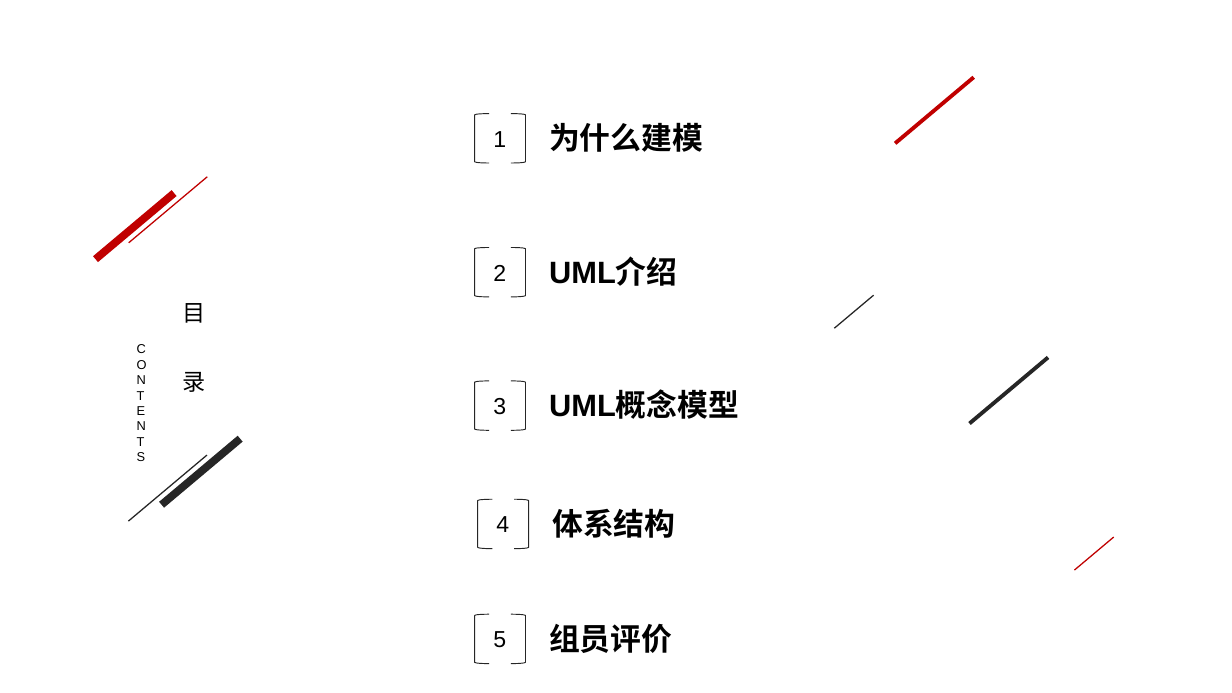
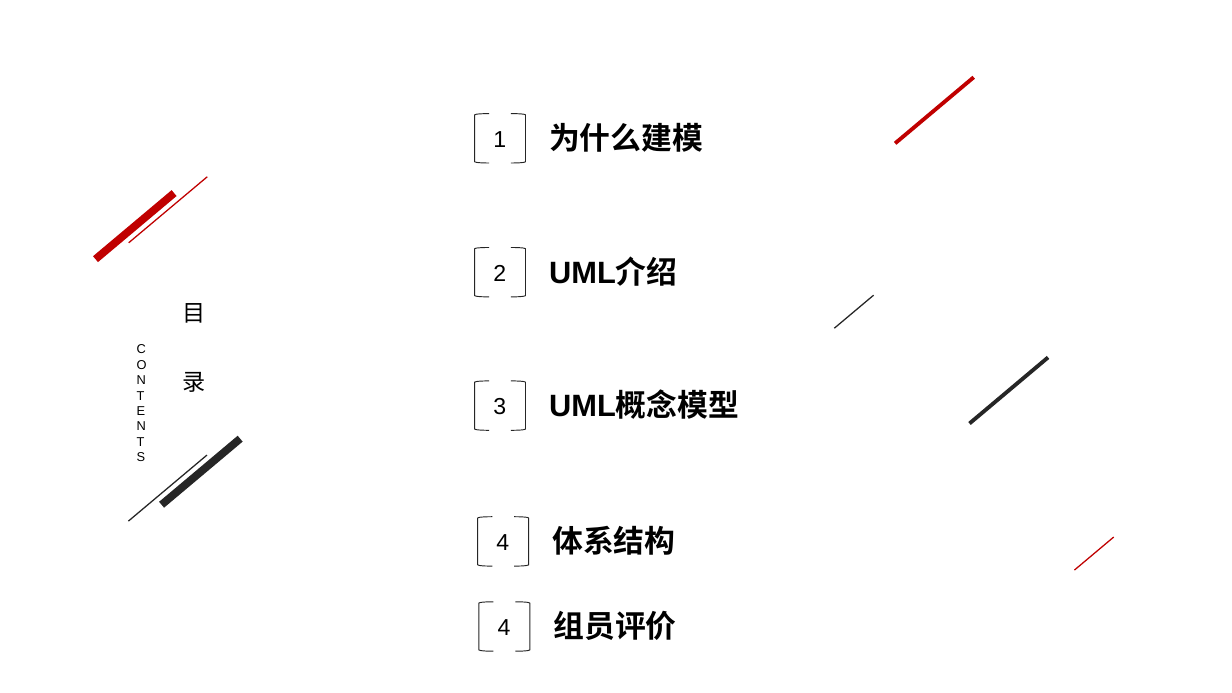
Before and after one commit to moritashin/PRD2017-09, a slide deck: slide 2 of ppt/UML概述ppt.pptx. Drawn at 1232x693 pixels with LibreOffice and Linux fonts; fonts in the diff are those of the drawing. Boxes give left, top, right and bottom in pixels: in the first picture for what was removed or moved away, otherwise in the second. Text is boxed around its words. In the diff, an @@ line names an element or a change of style, - is before the commit and + after.

```diff
--- a/ppt/UML概述ppt.pptx
+++ b/ppt/UML概述ppt.pptx
@@ text "4": place and size @@
-text "4" at <box>496,516,509,532</box>
+text "4" at <box>496,534,509,550</box>
@@ 2 left brackets, 1 text: place and size @@
-2 left brackets, 1 text at <box>478,499,675,548</box>
+2 left brackets, 1 text at <box>478,517,675,566</box>
@@ left bracket: place and size @@
-left bracket at <box>475,615,490,664</box>
+left bracket at <box>479,602,494,651</box>
@@ text at <box>498,619,511,635</box>: text changed @@
-5
+4
@@ left bracket: place and size @@
-left bracket at <box>511,615,526,664</box>
+left bracket at <box>516,602,531,651</box>
@@ text "组员评价": place and size @@
-text "组员评价" at <box>549,624,672,653</box>
+text "组员评价" at <box>553,611,676,640</box>
```
Also in this commit, not shown: 5 other slides changed, 1 slide added, 1 slide removed, 6 other files.
